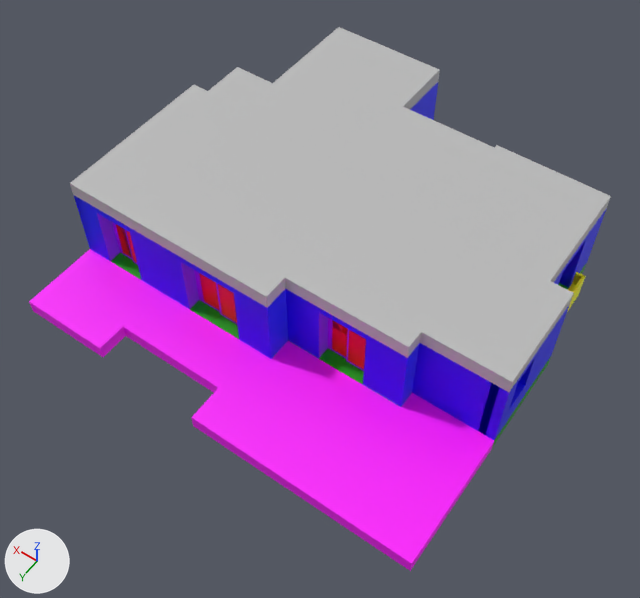
Renders of the FBX model LosArcosVisualization/Assets/01_Maya/Floorplan.fbx from each side of a commit.
The view is the same before and after, from a camera (50 mm lens) standing at (-10.46, 15.72, 22.87) and looking at (-0.37, 1.58, 0.67). Every picture has the same lights, and +X, +Y and +Z are marked at lower left. Where no turn or scale is listed for an object, it has been applied to the vertices. Vertices at the same position are counted once.

Before the edit, the objects in view are built like this:
```python
ob_floors_grp = bpy.data.objects.new('Floors_GRP', me_mesh_033)
ob_floors_grp.location = (-0.06, 0.02, 0.28)
ob_innersepmetalrailbath01 = bpy.data.objects.new('InnerSepMetalRailBath01', me_mesh_010)
ob_innersepmetalrailbath01.parent = ob_metalrailsbath01_grp
ob_innersepmetalrailbath01.location = (-810.6, 254.9, -405.4)
ob_innersepmetalrailbath01.rotation_euler = (0.0, 0.0, 1.571)  # degrees (0, 0, 90)
ob_innersepmetalrailbath01.scale = (255.0, 2.0, 2.0)
ob_outerwallplanarx = bpy.data.objects.new('OuterWallPlanarX', me_mesh_003)
ob_outerwallplanarx.location = (-0.06, -1.46, 1.8)
ob_outerwallplanarz = bpy.data.objects.new('OuterWallPlanarZ', me_mesh_004)
ob_outerwallplanarz.location = (0.09, -1.46, 1.8)
ob_roof = bpy.data.objects.new('Roof', me_mesh_038)
ob_roof.parent = ob_roughblueprint_grp02
ob_roof.location = (-5.632, 332.6, 145.8)
# me_mesh_003
# before: 44 (6.31, 0.06, 1.28), 45 (6.62, 0.06, 1.28), 46 (6.31, 0.06, -1.27), 47 (6.62, 0.06, -1.27)
# me_mesh_004
# before: 160 (6.16, -0.15, -1.28), 162 (6.16, -0.15, 1.27), 164 (6.16, 0.2, 1.27), 166 (6.16, 0.2, -1.28)
```
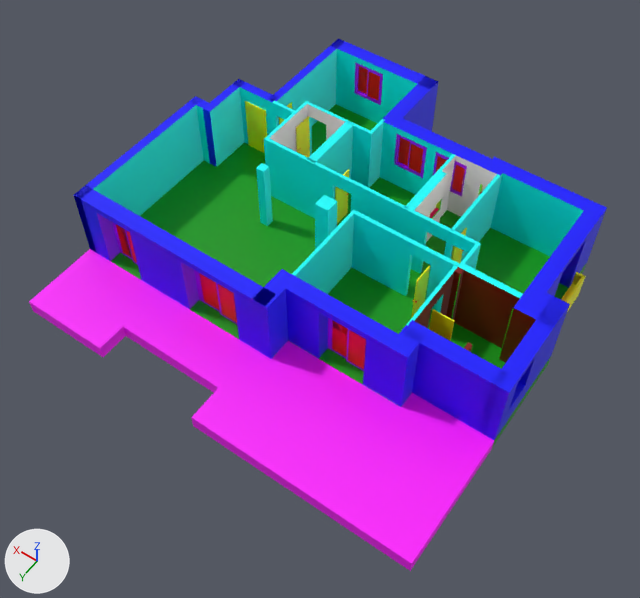
The edits, one by one:
me_mesh_003 has 72 vertices, 64 faces and spans x -7.23..7.23, y -5.69..5.69, z -1.28..1.28.
me_mesh_003 is used by ob_outerwallplanarx; location (-0.06, -1.46, 1.8).
Verts and faces of me_mesh_003; kept vertices keep their numbers, new ones are numbered from 72.
Part 3, on me_mesh_003:
Vertices 44 to 47 move by (0.0, 0.14, 0.0).
me_mesh_004 is used by ob_outerwallplanarz; location (0.09, -1.46, 1.8).
Verts and faces of me_mesh_004; kept vertices keep their numbers, new ones are numbered from 168.
me_mesh_004 had 168 vertices, 161 faces and spanned x -7.09..7.09, y -5.69..5.69, z -1.28..1.28.
me_mesh_004 now has 148 vertices, 149 faces and spans x -7.09..7.09, y -5.69..5.69, z -1.28..1.28.
Part 1, on me_mesh_004:
8 faces are deleted.
3 new faces join them, mat_walls (blue #0000ff).
2 new faces join them, mat_bathroom (white #ffffff).
1 new face joins them, mat_bathsides (green #c9ff00).
2 new faces join them, mat_bathupdown (pink #ff0062).
Part 2, on me_mesh_004:
Vertices 160, 162, 164, 166 move by (0.31, 0.0, 0.0).
Mesh me_mesh_009_1 is new.
It is a box spanning x -1.0..0.0, y 0.0..1.0, z -1.0..0.0.
It uses material mat_metalrail (green #00ff00).
Mesh me_mesh_015_1 is new.
It has 20 vertices, 12 faces and spans x -4.55..0.09, y 2.48..3.38, z 0.53..3.08.
It uses material mat_walls (blue #0000ff).
Mesh me_mesh_017_1 is new.
It is a box spanning x -0.44..0.09, y 3.38..4.24, z 0.53..3.08.
It uses material mat_walls (blue #0000ff).
Object 'InnerSepMetalRailBath01' (ob_innersepmetalrailbath01) now shows me_mesh_009_1 instead of me_mesh_010.
Object 'Roof' (ob_roof) is now hidden.
Object 'ProblematicWall' (ob_problematicwall) is new; it shows me_mesh_015_1.
Its location is (0.0, 0.0, 0.0).
Object 'OuterCornerWall' (ob_outercornerwall) is new; it shows me_mesh_017_1.
Its location is (0.0, 0.0, 0.0).

Where the change shows, as pixel boxes [x1, y1, x2, y2] in the pictures (640 x 598 px; the box of a moved part takes in the faces that stretch with it):
'Roof', hidden
    before: [70, 27, 611, 392]
'ProblematicWall', added (blue)
    after: [271, 269, 425, 407]
'OuterCornerWall', added (blue)
    after: [252, 280, 288, 359]
part 1 of me_mesh_004, moved or reshaped (not visible before)
    after: [447, 156, 497, 217]
part 2 of me_mesh_004, moved or reshaped (not visible before)
    after: [190, 97, 210, 163]
part 3 of me_mesh_003, moved or reshaped (not visible before)
    after: [203, 80, 245, 167]
'InnerWallPlanarZ', unchanged, uncovered by the edit
    after: [264, 101, 523, 348]
'InnerWallPlanarX', unchanged, uncovered by the edit
    after: [266, 103, 500, 328]
'CornerWallBath01', unchanged, uncovered by the edit
    after: [499, 284, 569, 363]
